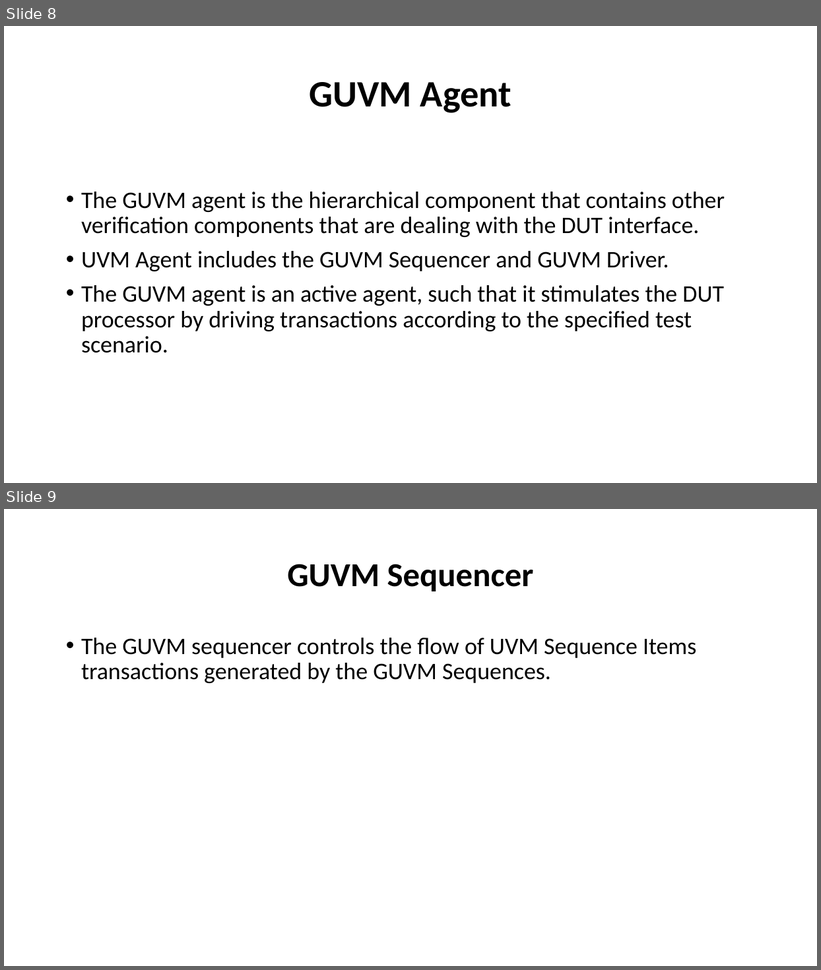
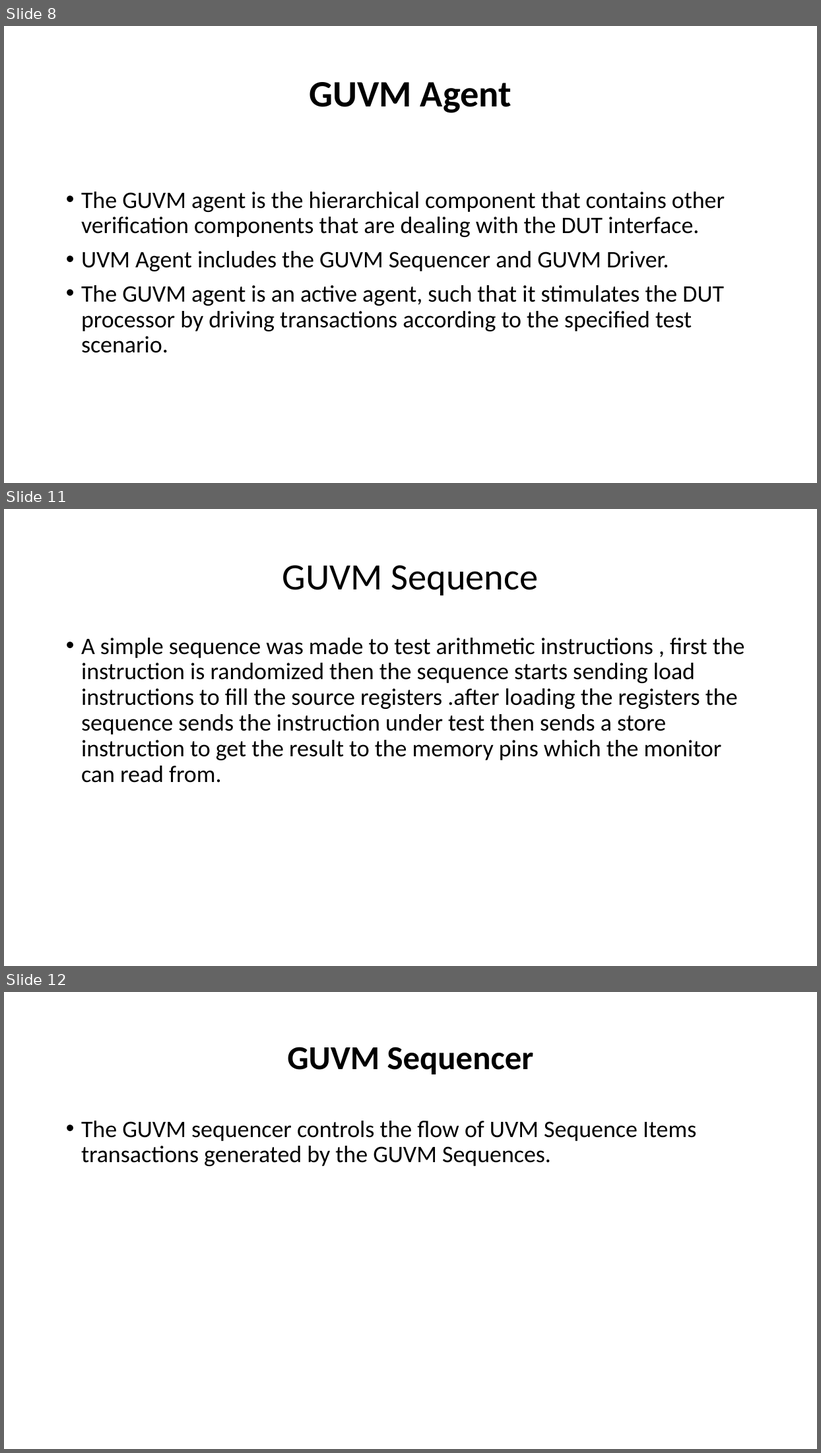
Before and after one commit to cufeolm/codeGP, a slide deck: Block Diagram_edited.pptx. Shown one above the other, each under a label of ours: slides 8 and 9 before the commit, slides 8, 11 and 12 after it; the slides between them are not shown. The pictures are 821x970 and 821x1453 pixels, drawn with LibreOffice and Linux fonts; fonts in the diff are those of the drawing. Boxes give left, top, right and bottom in pixels: in the first picture for what was removed or moved away, otherwise in the second. Text is boxed around its words. In the diff, an @@ line names an element or a change of style, - is before the commit and + after.

```diff
--- a/Block Diagram_edited.pptx
+++ b/Block Diagram_edited.pptx
@@ slide 11 added at bbox=[4, 509, 817, 966], background #FFFFFF @@
@@ title added at bbox=[283, 565, 539, 595], 44 pt, text #000000 @@
+GUVM Sequence
@@ text added at bbox=[81, 638, 745, 783], 28 pt, text #000000 @@
+• A simple sequence was made to test arithmetic instructions , first the instruction is randomized then the sequence starts sending load instructions to fill the source registers .after loading the registers the sequence sends the instruction under test then sends a store instruction to get the result to the memory pins which the monitor can read from.
@@ what was slide 9 is now slide 12 @@
```
Also in this commit, not shown: 2 slides changed, 4 other slides added.
